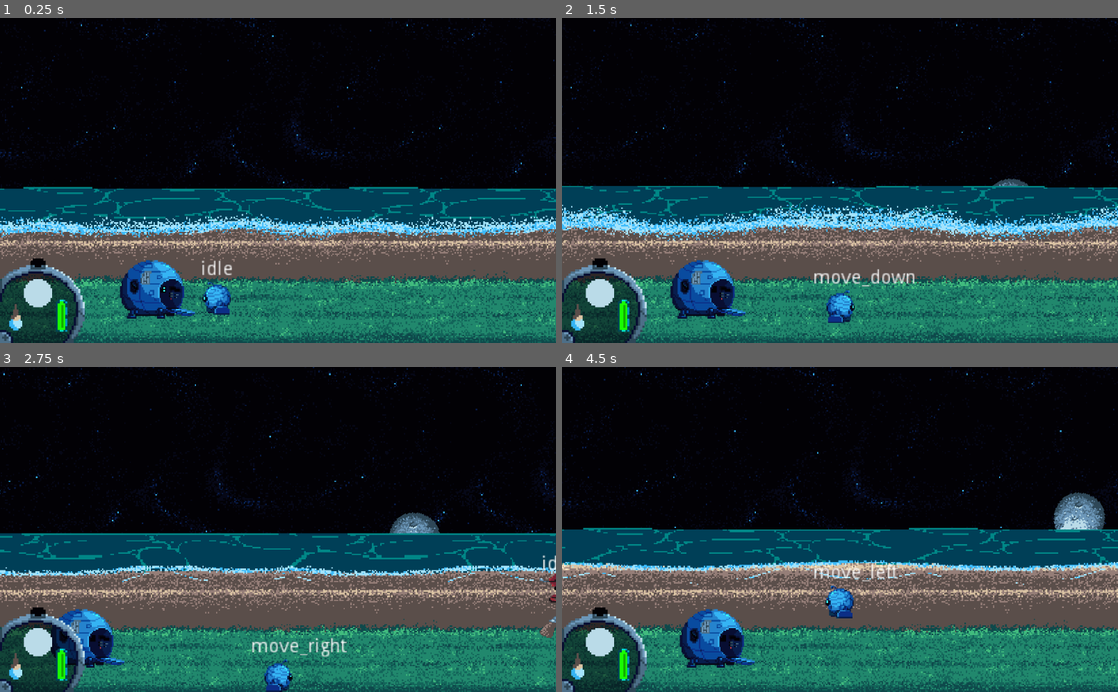
Above: before the commit, frames 1-4 (two rows, left to right).
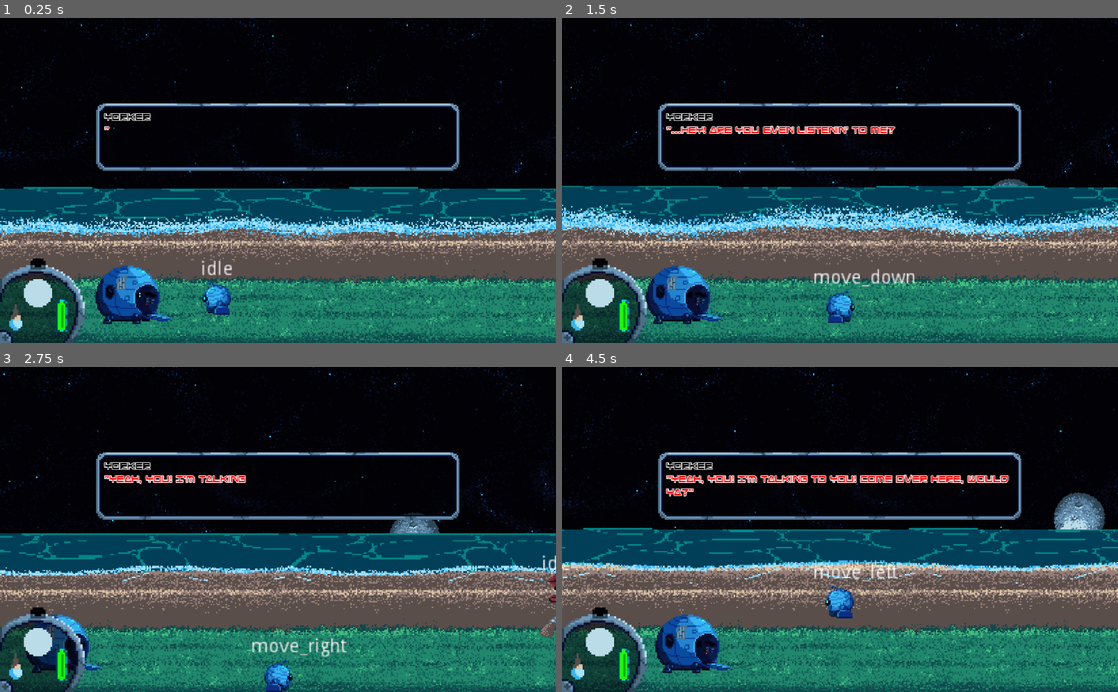
Above: after the commit, the same moments.

Repository: GeekzGamingz/Myunjoule
Game: Godot game, scene res://source/Levels/Level_Beach.tscn
Same seed, same stepped clock (60 frames per second), same inputs: the game is played once before the commit and once after it. The engine's default icon, where the game draws it, is replaced by a stand-in: a white triangle on a blue panel in a dark square.
Inputs:
- Up to frame 1 (0.25 s): no input
- Up to frame 2 (1.5 s): hold D (move_right) 0.53-1.28 s; tap 1 (select_choice_1) at 0.6 s; tap 2 (select_choice_2) at 0.8, 1.35 s; hold S (move_backward) from 1.28 s (still down)
- Up to frame 3 (2.75 s): tap 1 (select_choice_1) at 1.55 s; release S (move_backward) at 2.03 s; hold D (move_right) from 2.03 s (still down); hold E (activate) from 2.03 s (still down); tap 2 (select_choice_2) at 2.3 s
- Up to frame 4 (4.5 s): release D (move_right) at 2.78 s; release E (activate) at 2.78 s; hold W (move_forward) 2.78-3.53 s; tap Tab (expo_tab) at 2.85 s; tap 1 (select_choice_1) at 3.05, 3.6 s; hold A (move_left) from 3.53 s (still down); tap 2 (select_choice_2) at 3.8, 4.35 s

The runs differ from the first frame. In frame 1, 4.8% of the frame differs, in the area x 17-83%, y 26-95%; in frame 2, 5.6%; in frame 3, 4.5%; in frame 4, 6.1%, in the area x 16-83%, y 26-95%.

Commit message:
Continue setting up the beach

Diff:
--- a/source/Actors/Yorker/Yorker.gd
+++ b/source/Actors/Yorker/Yorker.gd
@@ -12,6 +12,8 @@
 
 #OnReady Variables
 #-------------------------------------------------------------------------------------------------#
+func _ready() -> void:
+	start_dialog()
 #Let the dialog know to show the next dialog, closes when done
 func _input(_event: InputEvent) -> void:
 	if Input.is_action_just_pressed("activate") and inDialogue:
@@ -31,9 +33,12 @@
 	dialog.connect("diaDone", self, "handleDiaDone")
 	var _load_dialog = connect("next_dialog", dialog, "load_dialog")
 func handleDiaDone():
+	phaseDia += 1
 	inDialogue = false
 	inRange = true
-	phaseDia += 1
+	match(phaseDia):
+		3:
+			print("Make yorker run to the drop pod")
 func addDia():
 	get_parent().get_node("UI").call_deferred("add_child", dialog)
 func start_dialog() -> void:
@@ -45,7 +50,15 @@
 				addDia()
 			1:
 				diaCheck()
-				dialog.dialog = Dialogue.YorkerChoiceDia1_
+				dialog.dialog = Dialogue.YorkerChoiceDia1
 				dialog.diaChoice1 = Dialogue.YorkerChoice1
 				dialog.diaChoice2 = Dialogue.YorkerChoice2
 				addDia()
+			2:
+				diaCheck()
+				dialog.dialog = Dialogue.YorkerFixedUp
+				addDia()
+			3:
+				diaCheck()
+				dialog.dialog = Dialogue.YorkerCleans
+				addDia()
--- a/source/Dialogue.gd
+++ b/source/Dialogue.gd
@@ -12,14 +12,14 @@
 	],
 	choice_index = -1
 }
-var YorkerChoiceDia1 = [
-	'[color=black]Yorker\n[color=red]“Agh, this is why I hate sand! It gets everywhere, even in my joints! What a nuisance, eh?”',
-	'[color=black]Yorker\n[color=red]“...Woah, why\'re you lookin\' at me like that? You short circuiting, or somethin\'?”',
-]
-var YorkerChoiceDia1_ = {
+
+var YorkerChoiceDia1 = {
 	dialogue = [
 		'[color=black]Yorker\n[color=red]“Agh, this is why I hate sand! It gets everywhere, even in my joints! What a nuisance, eh?”',
 		'[color=black]Yorker\n[color=red]“...Woah, why\'re you lookin\' at me like that? You short circuiting, or somethin\'?”',
+		'[color=black]Yorker\n[color=red]"Ah, whatever."',
+		'[color=black]Yorker\n[color=red]“You\'re a repair drone, right? Look, can you fix me up? Been difficult to get around anywhere. Legs just aren\'t quite what they used to be, ya know?”',
+		'[color=black]Yorker\n[color=red]“Feels like everything\'s gettin\' so [shake level=2]rusty[/shake].”',
 	],
 	choice_index = 1,
 }
@@ -31,3 +31,24 @@
 	choice_text = '[color=blue][center]“What do you want?”',
 	response_text = '[color=black]Yorker\n[color=red]“Oh, I guess I don\'t exactly belong right here, either, huh.”'
 }
+
+var YorkerFixedUp = {
+	dialogue = [
+		'[color=black]Yorker\n[color=red]“Well, would you look at that? Almost good as new!”',
+		'[color=black]Yorker\n[color=red]“Hey, you\'re pretty good at this. Thanks for the help, yeah?”',
+		'[color=black]Yorker\n[color=red]“Name\'s YORKER. Some folks mentioned spotting a repair drone from the old [LUNAR project] hangin\' around the beachside, and anyone else that claims to know their way around power tools wants to charge ya an arm and a leg. Sometimes even literally.”',
+		'[color=black]Yorker\n[color=red]“I bet some others in town could use some fine tuning, too. You look as if ya need to get out more, anyway. And is [shake level=7]THAT[/shake] your recharge home?”',
+	],
+	choice_index = -1,
+}
+
+var YorkerCleans = {
+	dialogue = [
+		'[color=black]Yorker\n[color=red]“Egads, this thing\'s a rust bucket! Pal, how long have you even been out here?”',
+		'[color=black]Yorker\n[color=red]“Well, I guess it doesn\'t matter. Tell you what...”',
+		'[color=black]Yorker\n[color=red]“You go off and stretch your treads a bit, I\'ll polish up your house in a jiffy.”',
+		'[color=black]Yorker\n[color=red]“If ya don\'t know where to stretch, I spotted something shiny out in the sand on my way here. Looked like a glass bottle. Too many bots just littering away, nowadays! What has this world come to, huh?”',
+		'[color=black]Yorker\n[color=red]“Off with you, then! I\'ll have this thing spotless before you can track any more sand in.”',
+	],
+	choice_index = -1
+}
--- a/source/Levels/Level_Beach.tscn
+++ b/source/Levels/Level_Beach.tscn
@@ -45,5 +45,5 @@
 [node name="Mouskie" parent="YSort" instance=ExtResource( 7 )]
 position = Vector2( 666, 78 )
 
-[node name="StaticBody2D" parent="." instance=ExtResource( 9 )]
-position = Vector2( -604, 75 )
+[node name="DropPod" parent="YSort" instance=ExtResource( 9 )]
+position = Vector2( -622, 79 )
--- a/source/Objects/Bottle/Bottle.gd
+++ b/source/Objects/Bottle/Bottle.gd
@@ -29,5 +29,8 @@
 		var dialog = dialog_scene.instance()
 		dialog.connect("diaDone", self, "handleDiaDone")
 		var _load_dialog = connect("next_dialog", dialog, "load_dialog")
-		dialog.dialog = ['[color=black]“It\'s a secret to everyone...”']
+		dialog.dialog = {
+			dialogue = ['[color=black]“It\'s a secret to everyone...”'],
+			choice_index = -1
+		}
 		get_parent().get_node("UI").call_deferred("add_child", dialog)
--- a/source/Objects/DropPod/DropPod.tscn
+++ b/source/Objects/DropPod/DropPod.tscn
@@ -62,7 +62,7 @@
 "values": [ 0, 1, 2, 3, 4, 5 ]
 }
 
-[node name="StaticBody2D" type="StaticBody2D"]
+[node name="DropPod" type="StaticBody2D"]
 script = ExtResource( 2 )
 
 [node name="Sprite" type="Sprite" parent="."]
--- a/source/UI/Dialog/DialogInterface.gd
+++ b/source/UI/Dialog/DialogInterface.gd
@@ -47,13 +47,14 @@
 #Ready
 func _ready() -> void:
 	load_dialog()
-	load_choice1()
-	load_choice2()
+	$Choice1.visible = false
+	$Choice2.visible = false
 func _input(_event: InputEvent) -> void:
-	if Input.is_action_just_pressed("select_choice_1"):
-		pick_choice(1)
-	if Input.is_action_just_pressed("select_choice_2"):
-		pick_choice(2)
+	if dialog.choice_index == dialogIndex - 1:
+		if Input.is_action_just_pressed("select_choice_1"):
+			pick_choice(1)
+		if Input.is_action_just_pressed("select_choice_2"):
+			pick_choice(2)
 #	if Input.is_action_just_pressed("activate"):
 #		load_dialog()
 #		load_choice1()
@@ -67,6 +68,9 @@
 			dialogText.bbcode_text = dialog_text
 		else:
 			dialogText.bbcode_text = dialog.dialogue[dialogIndex]
+		if dialog.choice_index == dialogIndex:
+			load_choice1()
+			load_choice2()
 		dialogText.percent_visible = 0
 		textTween.interpolate_property(dialogText, "percent_visible",
 			0, 1, 1.5, Tween.TRANS_LINEAR, Tween.EASE_IN_OUT)
@@ -77,27 +81,21 @@
 	if dialog_text == '':
 		dialogIndex += 1
 func load_choice1():
-	if dialog.choice_index == dialogIndex:
-		$Choice1.visible = true
-		finished = false
-		choice1.bbcode_text = diaChoice1.choice_text
-		choice1.percent_visible = 0
-		textTween.interpolate_property(choice1, "percent_visible",
-			0, 1, 1.5, Tween.TRANS_LINEAR,Tween. EASE_IN_OUT)
-		textTween.start()
-	else:
-		$Choice1.visible = false
+	$Choice1.visible = true
+	finished = false
+	choice1.bbcode_text = diaChoice1.choice_text
+	choice1.percent_visible = 0
+	textTween.interpolate_property(choice1, "percent_visible",
+		0, 1, 1.5, Tween.TRANS_LINEAR,Tween. EASE_IN_OUT)
+	textTween.start()
 func load_choice2():
-	if dialog.choice_index == dialogIndex:
-		$Choice2.visible = true
-		finished = false
-		choice2.bbcode_text = diaChoice2.choice_text
-		choice2.percent_visible = 0
-		textTween.interpolate_property(choice2, "percent_visible",
-			0, 1, 1.5, Tween.TRANS_LINEAR,Tween. EASE_IN_OUT)
-		textTween.start()
-	else:
-		$Choice2.visible = false
+	$Choice2.visible = true
+	finished = false
+	choice2.bbcode_text = diaChoice2.choice_text
+	choice2.percent_visible = 0
+	textTween.interpolate_property(choice2, "percent_visible",
+		0, 1, 1.5, Tween.TRANS_LINEAR,Tween. EASE_IN_OUT)
+	textTween.start()
 func pick_choice(choice_number: int):
 	set_deferred("diaChoice1", blank_choice)
 	set_deferred("diaChoice2", blank_choice)
